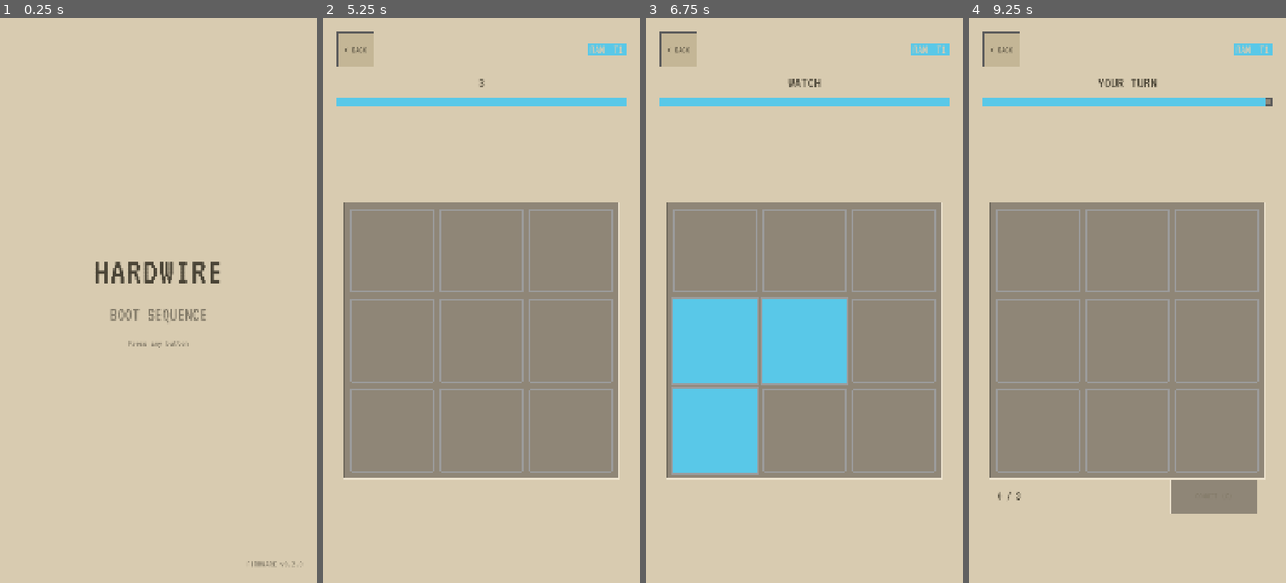
Above: before the commit, frames 1-4 (left to right).
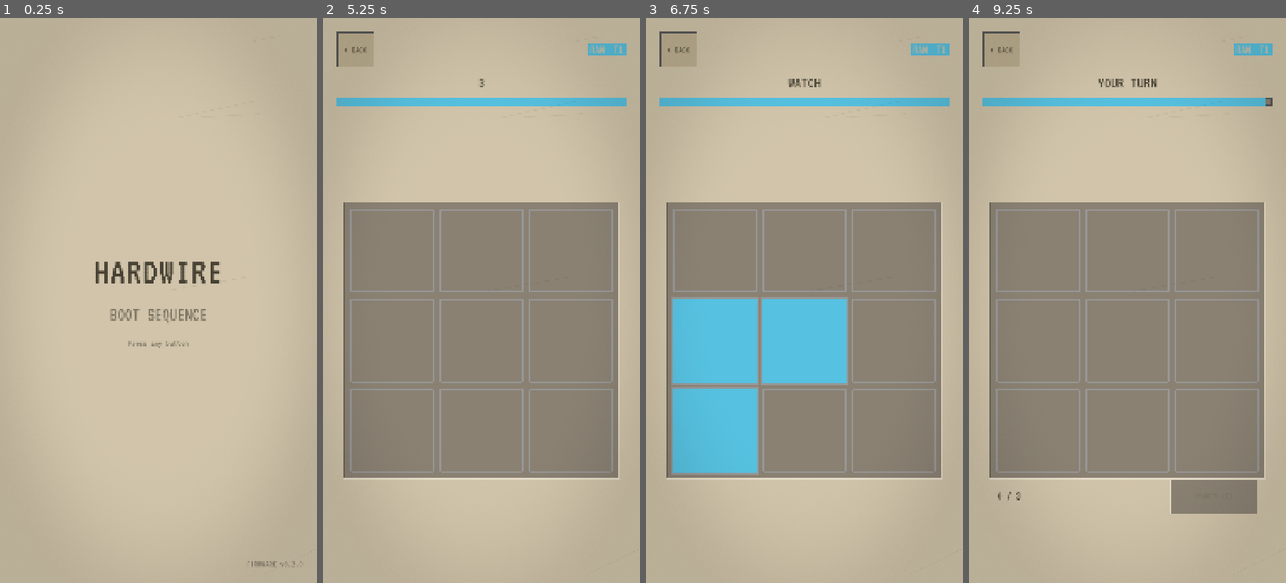
Above: after the commit, the same moments.

Repository: Kymr10n/hardwire
Game: Godot game, scene res://scenes/Main.tscn
The game is run twice, just before and just after one commit, with the same random seed, the same clock (stepped at 60 frames per second) and the same inputs.
Inputs (mouse positions are in pixels of both pictures, inside the frame that each line leads up to):
- Up to frame 1 (0.25 s): no input
- Up to frame 2 (5.25 s): tap Enter (ui_accept) at 0.5, 0.77, 2, 2.75, 4.52 s; move the mouse to (551, 272) at 0.52 s; hold Right (ui_right) 0.53-1.25 s; hold C (commit) 0.53-1.25 s; click (551, 272) at 0.67 s; click "< BACK" at 1.25 s; drag from (418, 328) to (465, 413) at 2.02 s; move the mouse to (513, 176) at 2.77 s; hold Right (ui_right) 2.78-3.5 s; tap Alt at 2.85 s; click (513, 176) at 2.92 s; drag from (465, 413) to (386, 215) at 3.52 s; move the mouse to (576, 385) at 4.27 s; hold Left (ui_left) 4.28-5 s; tap Backspace at 4.35 s; click (576, 385) at 4.42 s; click "COMMIT (C)" at 5 s
- Up to frame 3 (6.75 s): tap Enter (ui_accept) at 5.75, 6.5 s; drag from (804, 340) to (756, 159) at 5.77 s; move the mouse to (820, 300) at 6.52 s; hold Down (ui_down) from 6.53 s (still down); hold Shift from 6.53 s (still down); click (820, 300) at 6.67 s
- Up to frame 4 (9.25 s): release Down (ui_down) at 7.25 s; release Shift at 7.25 s; tap Enter (ui_accept) at 7.25, 8.27 s; drag from (1079, 159) to (1064, 328) at 7.27 s; move the mouse to (1197, 272) at 8.02 s; hold Up (ui_up) 8.03-8.75 s; tap Ctrl at 8.1 s; click (1197, 272) at 8.17 s; drag from (1064, 328) to (1111, 413) at 8.77 s

The runs differ from the first frame. In frame 1, 19% of the frame differs, in the area x 0-100%, y 0-100%; in frame 2, 19%; in frame 3, 19%; in frame 4, 19%.

Commit message:
ui: wear overlay
A full-screen canvas shader above every screen: static grain, yellowing towards the corners and
a few shallow scuffs (DESIGN: Texture & wear).

Co-Authored-By: Claude Fable 5.1 <noreply@anthropic.com>

Diff:
--- a/scenes/Main.gd
+++ b/scenes/Main.gd
@@ -2,7 +2,10 @@
 ## Root scene. Holds the current screen and handles transitions (SPEC: Screens and UX flow): Boot ->
 ## Overview hub -> Puzzle / Shop / Settings / debug panel, plus the "While you were away" idle
 ## income dialog (on start and after a resume, shown on the overview). Picks
-## portrait or landscape from the window aspect and rebuilds the screen when it flips.
+## portrait or landscape from the window aspect and rebuilds the screen when it flips. The case
+## front (bg) sits under every screen and the wear overlay (DESIGN: Texture & wear) above.
+
+const WEAR_SHADER := preload("res://theme/wear.gdshader")
 
 var screen: Control
 ## An idle-income offer is still due (on start and after a resume) and is made on the overview.
@@ -18,12 +21,25 @@
 	bg.color = get_theme_color("bg", "Hardwire")
 	bg.set_anchors_and_offsets_preset(Control.PRESET_FULL_RECT)
 	add_child(bg)
+	_add_wear()
 	_apply_orientation()
 	get_window().size_changed.connect(_on_window_resized)
 	# Steam sets SteamDeck=1 on the Deck: start fullscreen there (SPEC: Controls).
 	if OS.get_environment("SteamDeck") == "1":
 		get_window().mode = Window.MODE_FULLSCREEN
 	show_boot()
+
+
+## A full-screen shader on its own canvas layer, so it stays above every screen and dialog.
+func _add_wear() -> void:
+	var layer := CanvasLayer.new()
+	add_child(layer)
+	var wear := ColorRect.new()
+	wear.mouse_filter = Control.MOUSE_FILTER_IGNORE
+	wear.material = ShaderMaterial.new()
+	wear.material.shader = WEAR_SHADER
+	wear.set_anchors_and_offsets_preset(Control.PRESET_FULL_RECT)
+	layer.add_child(wear)
 
 
 ## Base size for the current window aspect: the project's portrait size, or the same size swapped.
--- /dev/null
+++ b/theme/wear.gdshader
@@ -0,0 +1,45 @@
+// Wear overlay (DESIGN: Texture & wear): static plastic grain, uneven yellowing towards the
+// corners and a few shallow scuffs, drawn over every screen. Keep it subtle: if the wear is the
+// first thing you notice, halve the amplitudes.
+shader_type canvas_item;
+
+uniform float grain : hint_range(0.0, 0.2) = 0.035;
+uniform float yellowing : hint_range(0.0, 0.5) = 0.12;
+uniform vec3 yellow_tint : source_color = vec3(0.35, 0.25, 0.05);
+uniform float scuff : hint_range(0.0, 0.5) = 0.07;
+uniform int scuff_count : hint_range(0, 12) = 5;
+uniform float scuff_width = 0.0012;
+
+float hash(vec2 p) {
+	return fract(sin(dot(p, vec2(127.1, 311.7))) * 43758.5453);
+}
+
+// Alpha-composite `src` over `dst`.
+vec4 over(vec4 dst, vec4 src) {
+	return vec4(mix(dst.rgb, src.rgb, src.a), dst.a + src.a * (1.0 - dst.a));
+}
+
+void fragment() {
+	vec4 c = vec4(0.0);
+	// Grain: a static light or dark speck per pixel.
+	float n = hash(floor(FRAGCOORD.xy));
+	c = over(c, vec4(vec3(step(0.5, n)), grain));
+	// Yellowing: the corners darken towards a warm tint.
+	vec2 d = UV - 0.5;
+	float v = smoothstep(0.15, 0.7, dot(d, d) * 2.0);
+	c = over(c, vec4(yellow_tint, v * yellowing));
+	// Scuffs: short light streaks at shallow angles from hashed seeds.
+	for (int i = 0; i < scuff_count; i++) {
+		float f = float(i) + 1.0;
+		vec2 a = vec2(hash(vec2(f, 1.0)), hash(vec2(f, 2.0)));
+		float ang = (hash(vec2(f, 3.0)) - 0.5) * 0.6;
+		vec2 dir = vec2(cos(ang), sin(ang));
+		vec2 r = UV - a;
+		float along = dot(r, dir);
+		float across = abs(dot(r, vec2(-dir.y, dir.x)));
+		float len = 0.08 + 0.2 * hash(vec2(f, 4.0));
+		float s = (1.0 - smoothstep(0.0, scuff_width, across)) * step(0.0, along) * step(along, len);
+		c = over(c, vec4(1.0, 1.0, 1.0, s * scuff));
+	}
+	COLOR = c;
+}
